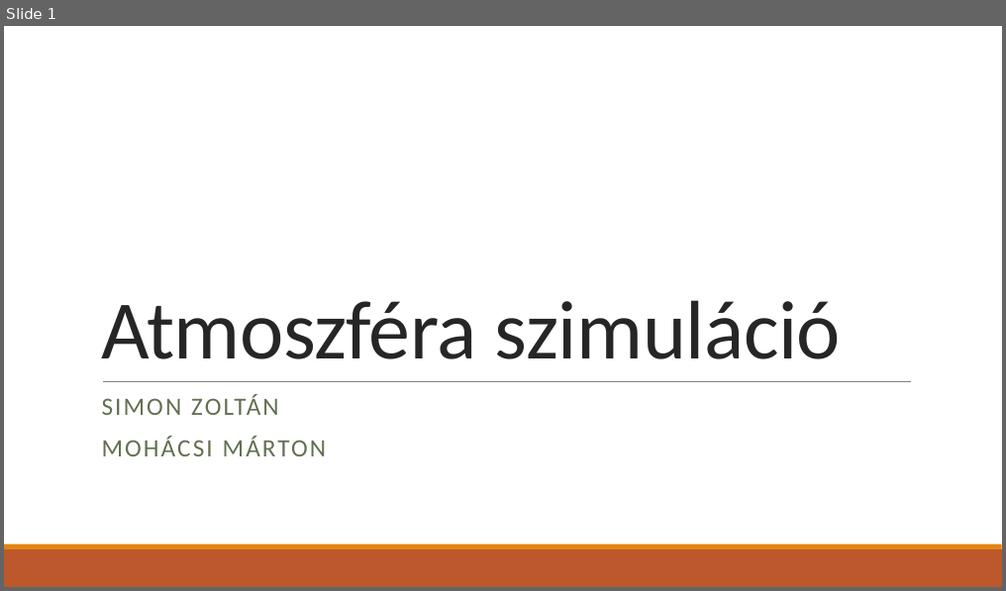
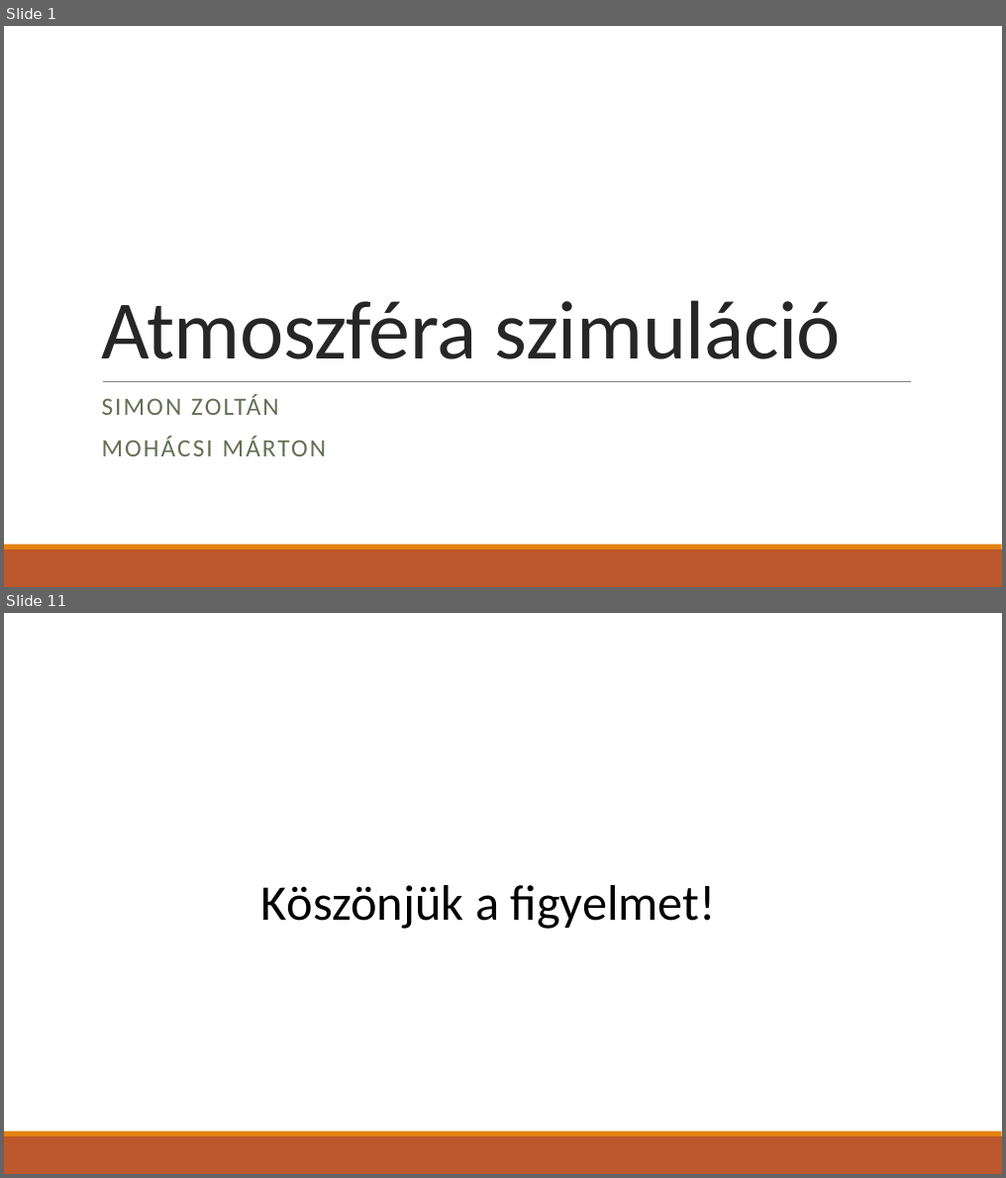
Before and after one commit to TheFlyingPiano99/AtmosphereSimulation, a slide deck: Docs/ppt/Atmoszféra szimuláció.pptx. Shown one above the other, each under a label of ours: slide 1 before the commit, slides 1 and 11 after it; the slides between them are not shown. The pictures are 1006x591 and 1006x1178 pixels, drawn with LibreOffice and Linux fonts; fonts in the diff are those of the drawing. Boxes give left, top, right and bottom in pixels: in the first picture for what was removed or moved away, otherwise in the second. Text is boxed around its words. In the diff, an @@ line names an element or a change of style, - is before the commit and + after.

```diff
--- a/Docs/ppt/Atmoszféra szimuláció.pptx
+++ b/Docs/ppt/Atmoszféra szimuláció.pptx
@@ slide 11 added at [4,613,1002,1174], background #FFFFFF; not listed: 2 template elements that a slide beside it also shows @@
@@ text added at [260,885,716,929], 48 pt, text #000000 @@
+Köszönjük a figyelmet!
```
Also in this commit, not shown: 9 slides changed, 4 other files.
